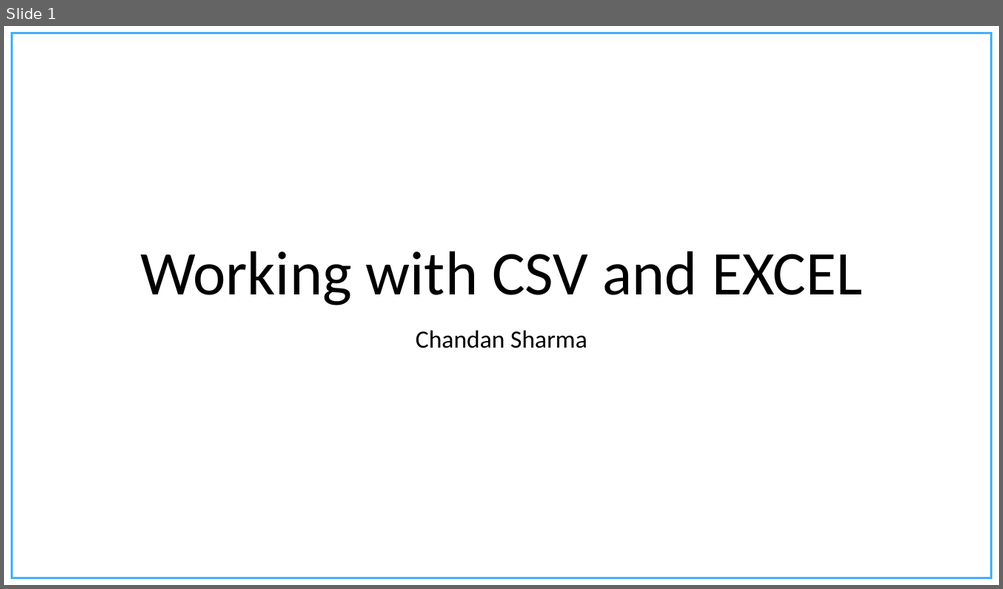
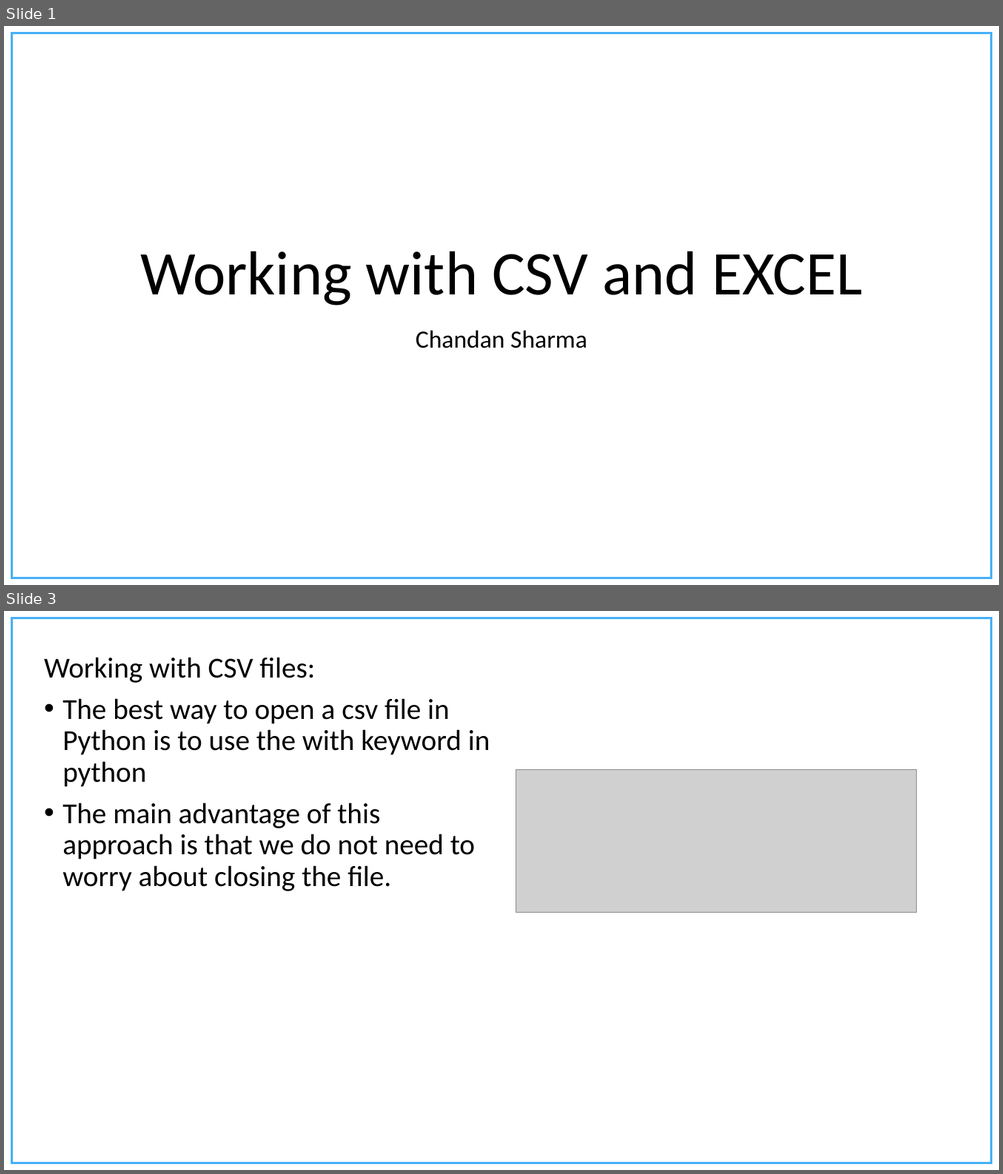
Before and after one commit to chandanNapster/PythonDevWork, a slide deck: Course Material/Presentations/Working with CSV files.pptx. Shown one above the other, each under a label of ours: slide 1 before the commit, slides 1 and 3 after it; the slides between them are not shown. The pictures are 1003x589 and 1003x1174 pixels, drawn with LibreOffice and Linux fonts; fonts in the diff are those of the drawing; grey boxes stand for pictures; background and template pictures are left out. Boxes give left, top, right and bottom in pixels: in the first picture for what was removed or moved away, otherwise in the second. Text is boxed around its words. In the diff, an @@ line names an element or a change of style, - is before the commit and + after.

```diff
--- a/Course Material/Presentations/Working with CSV files.pptx
+++ b/Course Material/Presentations/Working with CSV files.pptx
@@ slide 3 added at (4,611,999,1170), background #FFFFFF; not listed: 1 template element that a slide beside it also shows @@
@@ text added at (44,657,490,891), 28 pt, text #000000 @@
+Working with CSV files:
+• The best way to open a csv file in Python is to use the with keyword in python
+• The main advantage of this approach is that we do not need to worry about closing the file.
@@ picture added at (516,769,917,912) @@
```
Also in this commit, not shown: 15 other slides added, 7 slides removed, 14 other files.
